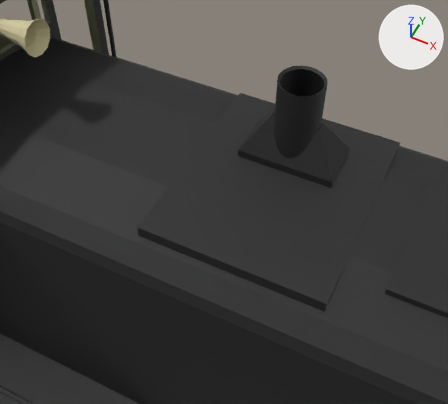
The OBJ model src/main/resources/assets/immersiverailroading/models/rolling_stock/locomotives/alco_rs1.obj as it was, and as the next commit left it.
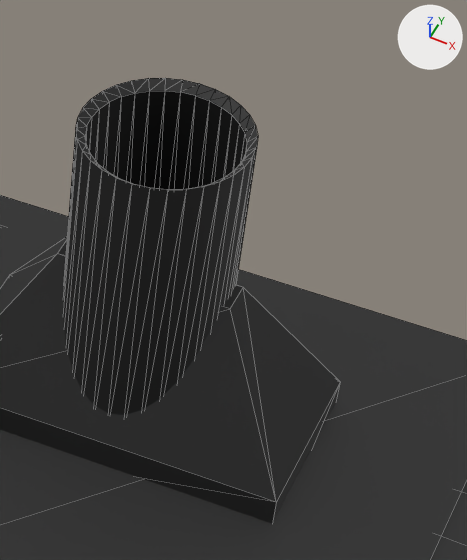
Each version is shown from a 50 mm camera at (1.248, -2.317, 6.079) aimed at (0.226, -0.273, 3.524), then close up on the part from 57% to 86% of the width and 11% to 49% of the height. Every picture has the same lights, and +X, +Y and +Z are marked at upper right. The close-ups show mesh edges as thin lines. Where no turn or scale is listed for an object, it has been applied to the vertices.

Names of what the first close-up shows: 'rs1_SHELL_rs1_shell_mesh'.
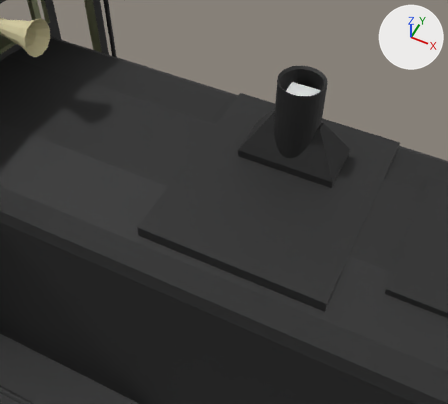
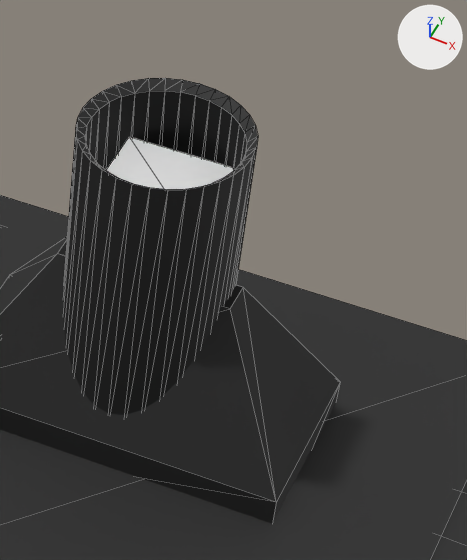
Boxes [x1, y1, x2, y2] around the edits, measured in the close-ups (467 x 560 px):
'rs1_EXHAUST_1_Cube.001', added
    after: [107, 138, 234, 190]

The change, as a list of edits to the scene's bpy script:
```text
Add mat_none:
    mat_none = principled_material('None')
    mat_none.base_color = (0.8, 0.8, 0.8)  # white #e7e7e7
    mat_none.roughness = 1.0
Add me_rs1_exhaust_1_cube_001:
    me_rs1_exhaust_1_cube_001.from_pydata(...)  # a box spanning x 0.338..0.51, y 0.174..0.346, z 3.785..3.957
    me_rs1_exhaust_1_cube_001.materials.append(mat_none)  # white #e7e7e7
Add ob_rs1_exhaust_1_cube_001:
    ob_rs1_exhaust_1_cube_001 = bpy.data.objects.new('rs1_EXHAUST_1_Cube.001', me_rs1_exhaust_1_cube_001)
    ob_rs1_exhaust_1_cube_001.location = (0.0, 0.0, 0.0)
```
